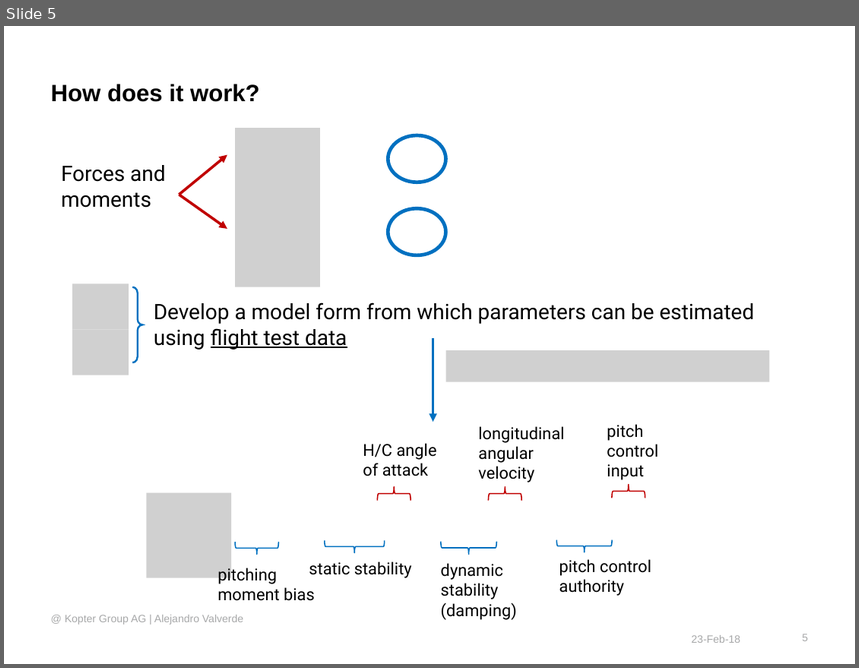
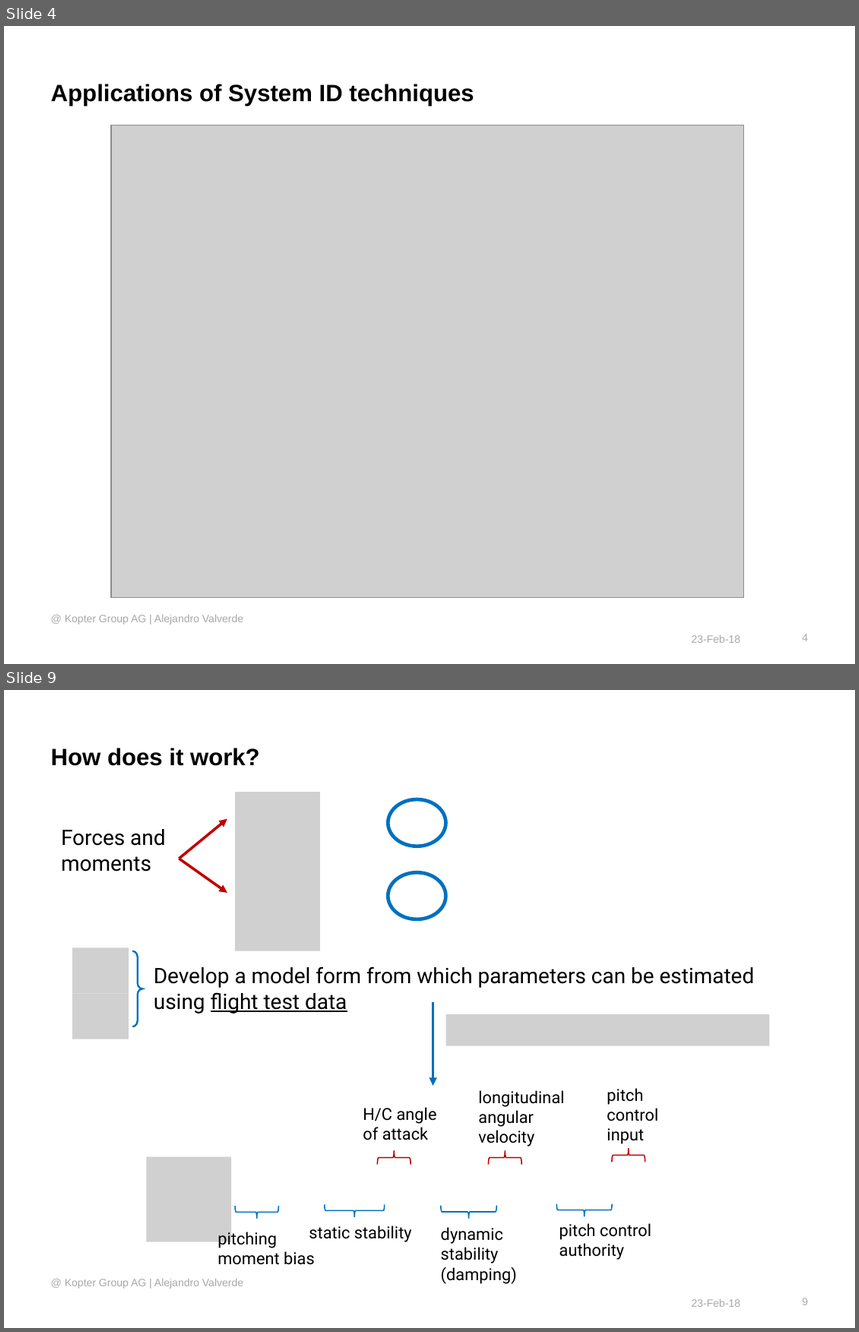
Before and after one commit to wuyou33/kopter, a slide deck: s_id/docs/System Identification to support Flight Test activities - proposal.pptx. Shown one above the other, each under a label of ours: slide 5 before the commit, slides 4 and 9 after it; the slides between them are not shown. The pictures are 859x668 and 859x1332 pixels, drawn with LibreOffice and Linux fonts; fonts in the diff are those of the drawing; grey boxes stand for pictures; background and template pictures are left out. Boxes give left, top, right and bottom in pixels: in the first picture for what was removed or moved away, otherwise in the second. Text is boxed around its words. In the diff, an @@ line names an element or a change of style, - is before the commit and + after.

```diff
--- a/s_id/docs/System Identification to support Flight Test activities - proposal.pptx
+++ b/s_id/docs/System Identification to support Flight Test activities - proposal.pptx
@@ slide 4 added at <box>4,26,855,664</box>, background #FFFFFF @@
@@ title added at <box>51,84,474,107</box>, 20 pt, text #000000, bold @@
+Applications of System ID techniques
@@ picture added at <box>111,126,743,598</box> @@
@@ text added at <box>65,615,243,625</box>, 9 pt, text #A7A8A9 @@
+@ Kopter Group AG | Alejandro Valverde
@@ text added at <box>692,636,741,643</box>, 9 pt, text #A7A8A9 @@
+23-Feb-18
@@ page number added at <box>802,634,808,642</box>, 9 pt, text #A7A8A9 @@
+4
@@ what was slide 5 is now slide 9 @@
@@ page number at <box>802,1298,808,1306</box>: text changed @@
-5
+9
```
Also in this commit, not shown: 4 slides changed, 3 other slides added, 1 other file.
